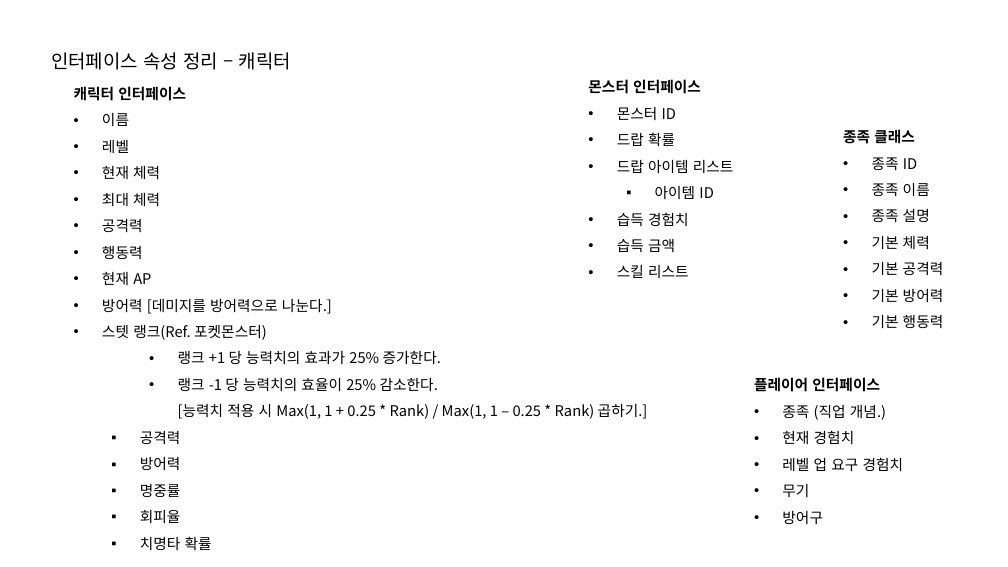
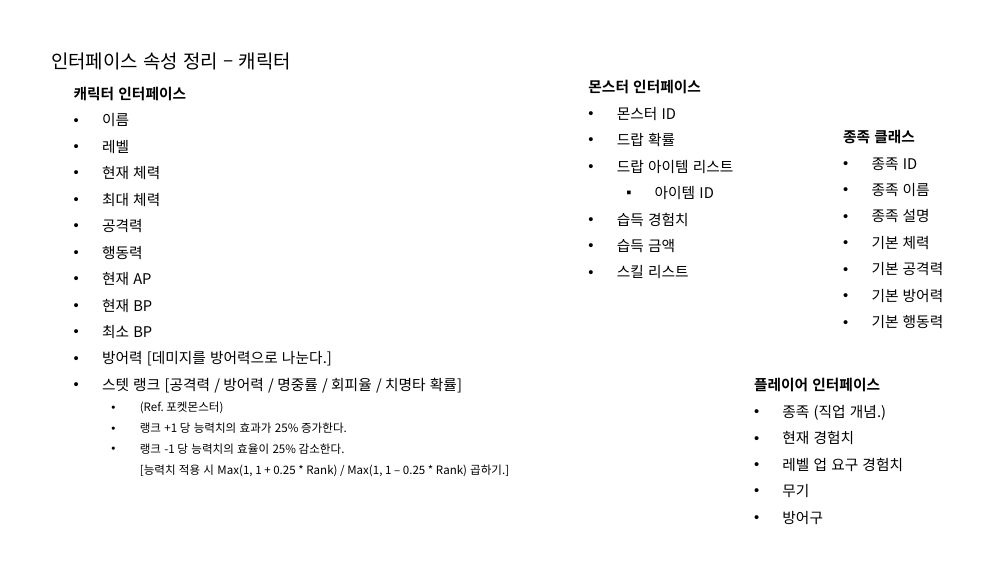
Before and after one commit to lsu0503/TextRPG_TeamProject2nd, a slide deck: slide 11 of Documents/TextRPG_와이어프레임.pptx. Drawn at 1008x567 pixels with LibreOffice and Linux fonts; fonts in the diff are those of the drawing. Boxes give left, top, right and bottom in pixels: in the first picture for what was removed or moved away, otherwise in the second. Text is boxed around its words. In the diff, an @@ line names an element or a change of style, - is before the commit and + after.

```diff
--- a/Documents/TextRPG_와이어프레임.pptx
+++ b/Documents/TextRPG_와이어프레임.pptx
@@ text at [102,299,152,338]: paragraphs added @@
+• 현재 BP
+• 최소 BP
@@ text at [102,377,462,413]: text changed @@
-• 스텟 랭크(Ref. 포켓몬스터)
+• 스텟 랭크 [공격력 / 방어력 / 명중률 / 회피율 / 치명타 확률]
+  • (Ref. 포켓몬스터)
@@ text at [140,431,212,550]: paragraphs removed @@
-  ▪ 공격력
-  ▪ 방어력
-  ▪ 명중률
-  ▪ 회피율
-  ▪ 치명타 확률
@@ text at [140,422,509,476]: size 14 to 11 pt in "랭크 +1 당 능력치의 효과가 25% 증가한다.", "랭크 -1 당 능력치의 효율이 25% 감소한다. ..."; list level 3 to 2 in "랭크 +1 당 능력치의 효과가 ..."; list level 3 to 2 in "랭크 -1 당 능력치의 효율이 ..." @@
```
Also in this commit, not shown: 1 other slide changed, 2 other files.
